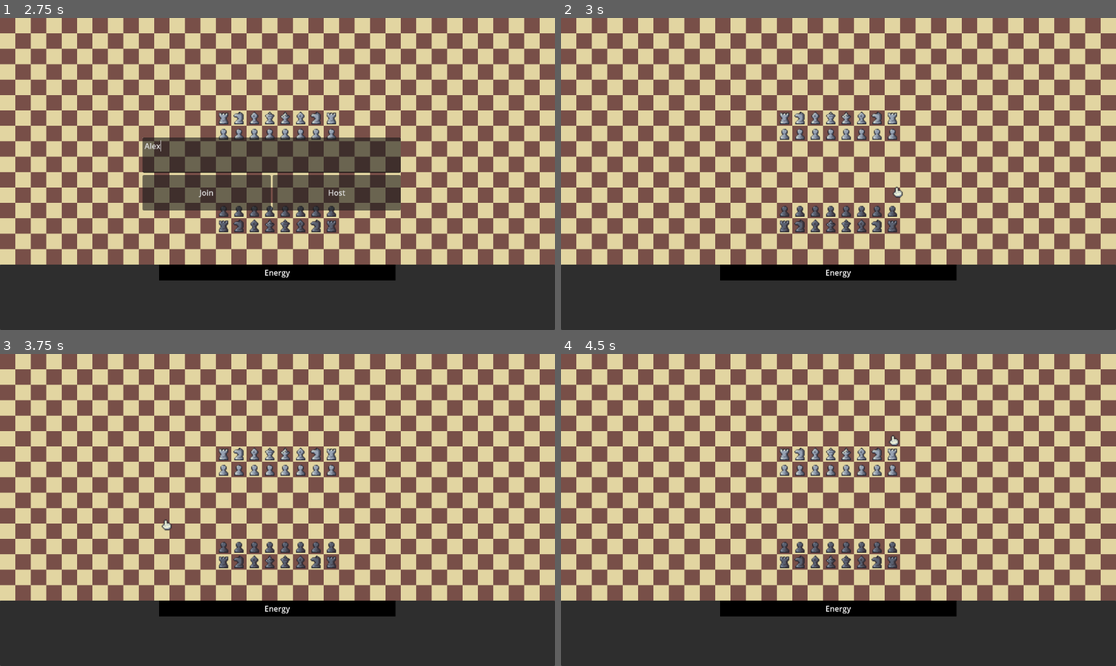
Above: before the commit, frames 1-4 (two rows, left to right).
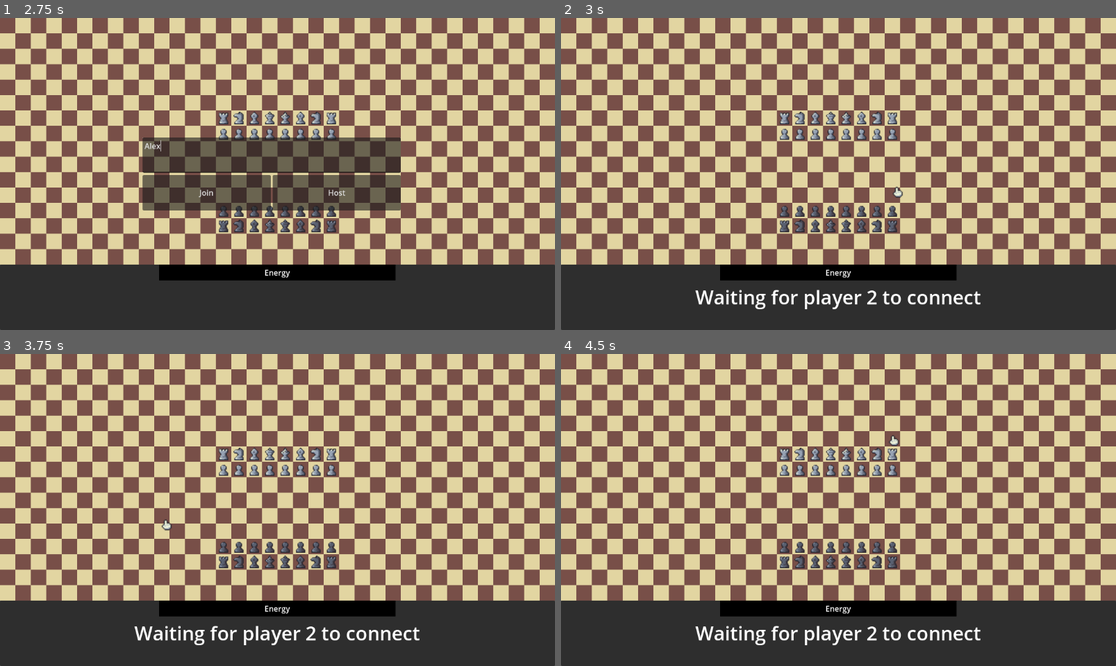
Above: after the commit, the same moments.

Repository: sentinelle28/Chess_P2P
Game: Godot game, scene res://scene/main/main_menu.tscn
The game is run twice, just before and just after one commit, with the same random seed, the same clock (stepped at 60 frames per second) and the same inputs.
Inputs (mouse positions are in pixels of both pictures, inside the frame that each line leads up to):
- Up to frame 1 (2.75 s): tap Enter at 0.5 s; move the mouse to (399, 158) at 0.52 s; click (399, 158) at 0.6 s; click "play online" at 1.25 s; click (271, 155) at 2.02 s; type "Alex" at 2.1 s
- Up to frame 2 (3 s): click "Host" at 2.75 s
- Up to frame 3 (3.75 s): tap Space at 3.5 s; move the mouse to (166, 525) at 3.52 s; click (166, 525) at 3.6 s
- Up to frame 4 (4.5 s): tap Enter at 4.25 s; move the mouse to (894, 441) at 4.27 s; click (894, 441) at 4.35 s

Frame 1 is identical in both runs. In frame 2, 1.0% of the frame differs, in the area x 24-76%, y 87-94%; in frame 3, 1.0%; in frame 4, 1.0%.

Commit message:
Added visual queue for host

Diff:
--- a/scene/gameplay_scene/gameplay.gd
+++ b/scene/gameplay_scene/gameplay.gd
@@ -30,10 +30,12 @@
 	multiplayer.connect("peer_connected",_update_peer)
 	_add_player(1)
 	_hide_UI()
+	$UI_related/UI/WaitingPlayer.show()
 
 func _update_peer(_value:int)->void:
 	is_two = true
 	$UI_related/UI/bottom_box/action/Start.show()
+	$UI_related/UI/WaitingPlayer.hide()
 
 func _hide_UI()->void:
 	internet_related.hide()
@@ -86,6 +88,7 @@
 
 
 func _reset_global()->void:
+	$UI_related/UI/WaitingPlayer.hide()
 	$UI_related/UI/bottom_box/action/Start.hide()
 	$UI_related/Defeat.hide()
 	$UI_related/Victory.hide()
--- a/scene/gameplay_scene/gameplay.tscn
+++ b/scene/gameplay_scene/gameplay.tscn
@@ -21,6 +21,9 @@
 [sub_resource type="StyleBoxFlat" id="StyleBoxFlat_jt474"]
 bg_color = Color(0, 0.625531, 0.996107, 1)
 
+[sub_resource type="LabelSettings" id="LabelSettings_slw4p"]
+font_size = 40
+
 [sub_resource type="LabelSettings" id="LabelSettings_2kjuw"]
 font_size = 46
 
@@ -369,6 +372,19 @@
 grow_vertical = 2
 text = "Start"
 
+[node name="WaitingPlayer" type="Label" parent="UI_related/UI"]
+visible = false
+layout_mode = 1
+anchors_preset = 15
+anchor_right = 1.0
+anchor_bottom = 1.0
+grow_horizontal = 2
+grow_vertical = 2
+text = "Waiting for player 2 to connect"
+label_settings = SubResource("LabelSettings_slw4p")
+horizontal_alignment = 1
+vertical_alignment = 1
+
 [node name="Defeat" type="Label" parent="UI_related"]
 visible = false
 anchors_preset = 8
Not shown: 1 places in scene/gameplay_scene/gameplay.tscn that only renumber resources
